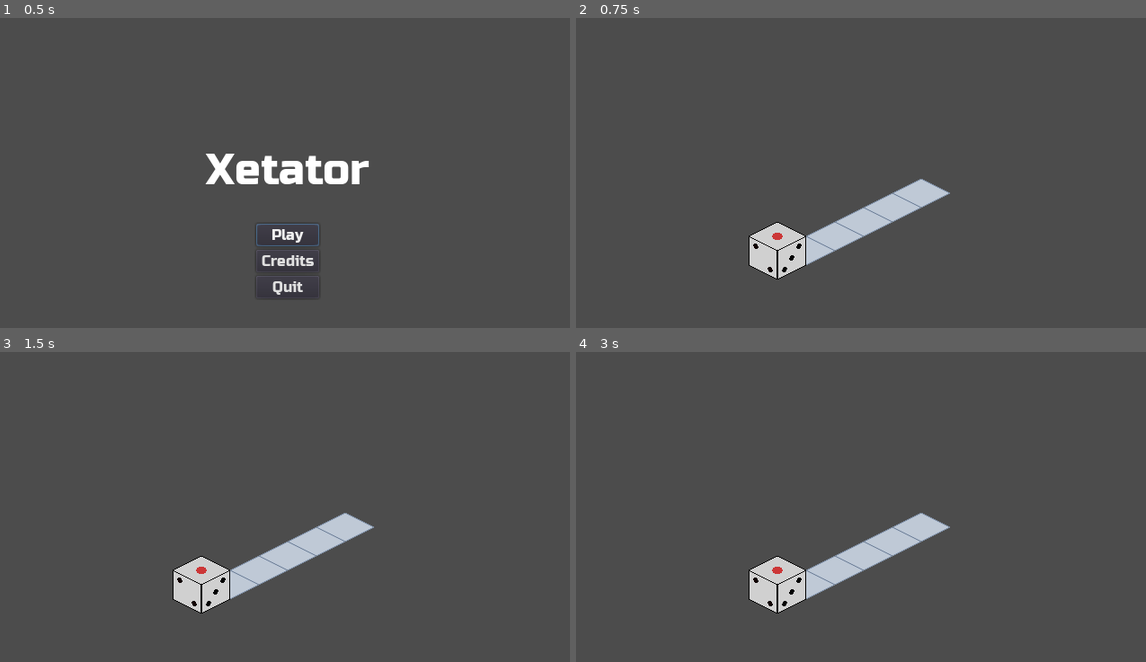
Above: before the commit, frames 1-4 (two rows, left to right).
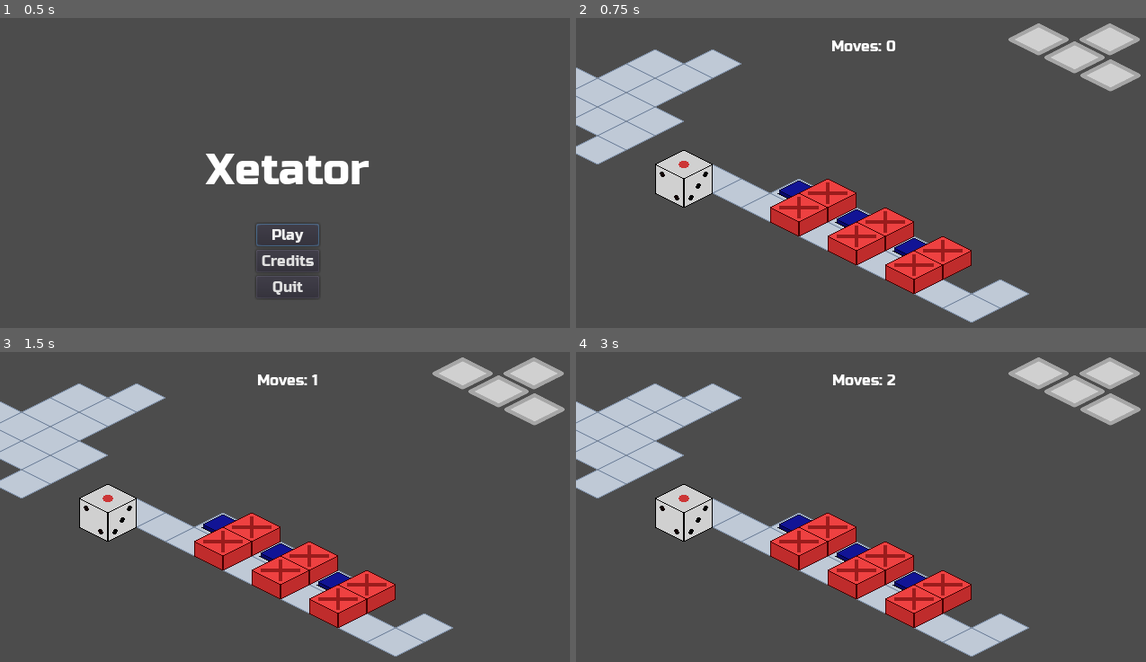
Above: after the commit, the same moments.

Repository: kdreese/gmtk-2022
Game: Godot game, scene res://src/states/Menu.tscn
The game is run twice, just before and just after one commit, with the same random seed, the same clock (stepped at 60 frames per second) and the same inputs.
Inputs:
- Up to frame 1 (0.5 s): no input
- Up to frame 2 (0.75 s): click "Play" at 0.5 s
- Up to frame 3 (1.5 s): tap Enter at 1.25 s; hold D (move_right) from 1.28 s (still down)
- Up to frame 4 (3 s): tap Space at 2 s; release D (move_right) at 2.03 s; hold S (move_back) 2.03-2.78 s; tap Enter at 2.75 s; hold D (move_right) from 2.78 s (still down)

Frame 1 is identical in both runs. In frame 2, 21% of the frame differs, in the area x 0-100%, y 1-99%; in frame 3, 21%; in frame 4, 21%.

Commit message:
Added UI

Diff:
--- a/src/levels/TestLevel.tscn
+++ b/src/levels/TestLevel.tscn
@@ -12,7 +12,7 @@
 tile_set = ExtResource( 1 )
 cell_size = Vector2( 64, 32 )
 format = 1
-tile_data = PoolIntArray( 65561, 0, 0, 65562, 3, 0, 131083,  …(114 unchanged characters)…  0, 196626, 0, 0, 196627, 0, 0, 196628, 1, 0, 196632, 0, 0, 196633, 0, 0, 262152, 1, 0, 262155, 0, 0, 262157, 1, 0, 262158, 0, 0, 262161, 0, 0, 262162, 0, 0, 262163, 0, 0, 262164, 0, 0, 262167, 0, 0, 262168, 0, 0, 262169, 0, 0, 262170, 0, 0, 262175, 0, 0, 262176, 7, 0, 262177, 0, 0, 262178, 7, 0, 262179, 0, 0, 262180, 7, 0, 262182, 1, 0, 327688, 0, 0, 327691, 0, 0, 327697, 0, 0, 327698, 0, 0, 327699, 0, 0, 327700, 0, 0, 327703, 0, 0, 327704, 0, 0, 327705, 0, 0, 327706, 0, 0, 327709, 0, 0, 327710, 0, 0, 327711, 0, 0, 327712, 7, 0, 327713, 0, 0, 327714, 7, 0, 327715, 0, 0, 327716, 7, 0, 327717, 0, 0, 327718, 0, 0, 393224, 2, 0, 393227, 2, 0, 393233, 0, 0, 393234, 2, 0, 393235, 0, 0, 393236, 0, 0, 393239, 2, 0, 393242, 1, 0, 393245, 2, 0 )
+tile_data = PoolIntArray( 65561, 0, 0, 65562, 3, 0, 131083,  …(114 unchanged characters)…  0, 196626, 0, 0, 196627, 0, 0, 196628, 0, 0, 196632, 0, 0, 196633, 0, 0, 262152, 0, 0, 262155, 0, 0, 262157, 1, 0, 262158, 0, 0, 262161, 0, 0, 262162, 0, 0, 262163, 0, 0, 262164, 0, 0, 262167, 0, 0, 262168, 0, 0, 262169, 0, 0, 262170, 0, 0, 262175, 0, 0, 262176, 7, 0, 262177, 0, 0, 262178, 7, 0, 262179, 0, 0, 262180, 7, 0, 262182, 0, 0, 327688, 0, 0, 327691, 0, 0, 327694, 0, 0, 327697, 0, 0, 327698, 0, 0, 327699, 0, 0, 327700, 0, 0, 327703, 0, 0, 327704, 0, 0, 327705, 0, 0, 327706, 0, 0, 327709, 0, 0, 327710, 0, 0, 327711, 0, 0, 327712, 7, 0, 327713, 0, 0, 327714, 7, 0, 327715, 0, 0, 327716, 7, 0, 327717, 0, 0, 327718, 0, 0, 393224, 2, 0, 393227, 2, 0, 393233, 0, 0, 393234, 2, 0, 393235, 0, 0, 393236, 0, 0, 393239, 2, 0, 393242, 0, 0, 393245, 2, 0 )
 
 [node name="LevelButton" parent="." instance=ExtResource( 2 )]
 position = Vector2( 864, 576 )
--- a/src/states/Game.gd
+++ b/src/states/Game.gd
@@ -21,9 +21,16 @@
 			player.tile_map = tile_map
 			level.add_child(player)
 
+	reset_move_counter()
+
+
+func update_move_counter() -> void:
+	$UI/MoveCounter.text = "Moves: %d" % moves
 
 func reset_move_counter() -> void:
 	moves = 0
+	update_move_counter()
 
 func _on_player_move():
 	moves += 1
+	update_move_counter()
--- a/src/states/Game.tscn
+++ b/src/states/Game.tscn
@@ -1,8 +1,9 @@
-[gd_scene load_steps=5 format=2]
+[gd_scene load_steps=6 format=2]
 
 [ext_resource path="res://src/states/Game.gd" type="Script" id=1]
 [ext_resource path="res://assets/ui/Russo_One.ttf" type="DynamicFontData" id=2]
 [ext_resource path="res://src/states/PauseMenu.gd" type="Script" id=3]
+[ext_resource path="res://assets/ui/legend.png" type="Texture" id=4]
 
 [sub_resource type="DynamicFont" id=1]
 size = 32
@@ -10,6 +11,23 @@
 
 [node name="Game" type="Node2D"]
 script = ExtResource( 1 )
+
+[node name="UI" type="CanvasLayer" parent="."]
+
+[node name="MoveCounter" type="Label" parent="UI"]
+anchor_right = 1.0
+margin_top = 35.0
+margin_bottom = 49.0
+align = 1
+
+[node name="TextureRect" type="TextureRect" parent="UI"]
+anchor_left = 1.0
+anchor_right = 1.0
+margin_left = -165.0
+margin_right = 239.0
+margin_bottom = 250.0
+rect_scale = Vector2( 0.4, 0.4 )
+texture = ExtResource( 4 )
 
 [node name="PauseMenu" type="CanvasLayer" parent="."]
 pause_mode = 2
@@ -25,41 +43,40 @@
 anchor_bottom = 1.0
 
 [node name="V" type="VBoxContainer" parent="PauseMenu/ColorRect/C"]
-margin_left = 260.0
-margin_top = 171.0
-margin_right = 380.0
-margin_bottom = 309.0
+margin_left = 258.0
+margin_top = 163.0
+margin_right = 381.0
+margin_bottom = 316.0
 custom_constants/separation = 32
 
 [node name="PausedTitle" type="Label" parent="PauseMenu/ColorRect/C/V"]
-margin_right = 120.0
+margin_right = 123.0
 margin_bottom = 38.0
 custom_fonts/font = SubResource( 1 )
 text = "Paused"
 align = 1
 
 [node name="Buttons" type="VBoxContainer" parent="PauseMenu/ColorRect/C/V"]
-margin_left = 11.0
 margin_top = 70.0
-margin_right = 108.0
-margin_bottom = 138.0
+margin_right = 123.0
+margin_bottom = 153.0
 size_flags_horizontal = 4
 
 [node name="ResumeButton" type="Button" parent="PauseMenu/ColorRect/C/V/Buttons"]
-margin_right = 97.0
-margin_bottom = 20.0
+margin_right = 123.0
+margin_bottom = 25.0
 text = "Resume"
 
 [node name="RestartButton" type="Button" parent="PauseMenu/ColorRect/C/V/Buttons"]
-margin_top = 24.0
-margin_right = 97.0
-margin_bottom = 44.0
+margin_top = 29.0
+margin_right = 123.0
+margin_bottom = 54.0
 text = "Restart Level"
 
 [node name="ToMenuButton" type="Button" parent="PauseMenu/ColorRect/C/V/Buttons"]
-margin_top = 48.0
-margin_right = 97.0
-margin_bottom = 68.0
+margin_top = 58.0
+margin_right = 123.0
+margin_bottom = 83.0
 text = "Quit to Menu"
 
 [connection signal="pressed" from="PauseMenu/ColorRect/C/V/Buttons/ResumeButton" to="PauseMenu" method="_on_ResumeButton_pressed"]
--- a/src/states/Global.gd
+++ b/src/states/Global.gd
@@ -1,4 +1,4 @@
 extends Node
 
 
-var level_path := "res://src/levels/TestLevel.tscn"
+var level_path: String
--- a/src/states/Menu.gd
+++ b/src/states/Menu.gd
@@ -8,7 +8,7 @@
 
 
 func _on_PlayButton_pressed() -> void:
-	Global.level_path = "res://src/levels/TestLevel2.tscn"
+	Global.level_path = "res://src/levels/TestLevel.tscn"
 	var error := get_tree().change_scene("res://src/states/Game.tscn")
 	assert(not error)
 
--- a/src/states/Menu.tscn
+++ b/src/states/Menu.tscn
@@ -14,9 +14,9 @@
 
 [node name="V" type="VBoxContainer" parent="."]
 margin_left = 229.0
-margin_top = 154.0
+margin_top = 162.0
 margin_right = 411.0
-margin_bottom = 325.0
+margin_bottom = 318.0
 custom_constants/separation = 32
 
 [node name="Title" type="Label" parent="V"]
@@ -26,27 +26,27 @@
 text = "Xetator"
 
 [node name="Buttons" type="VBoxContainer" parent="V"]
-margin_left = 56.0
+margin_left = 62.0
 margin_top = 88.0
-margin_right = 126.0
-margin_bottom = 171.0
+margin_right = 119.0
+margin_bottom = 156.0
 size_flags_horizontal = 4
 
 [node name="PlayButton" type="Button" parent="V/Buttons"]
-margin_right = 70.0
-margin_bottom = 25.0
+margin_right = 57.0
+margin_bottom = 20.0
 text = "Play"
 
 [node name="CreditsButton" type="Button" parent="V/Buttons"]
-margin_top = 29.0
-margin_right = 70.0
-margin_bottom = 54.0
+margin_top = 24.0
+margin_right = 57.0
+margin_bottom = 44.0
 text = "Credits"
 
 [node name="QuitButton" type="Button" parent="V/Buttons"]
-margin_top = 58.0
-margin_right = 70.0
-margin_bottom = 83.0
+margin_top = 48.0
+margin_right = 57.0
+margin_bottom = 68.0
 text = "Quit"
 
 [connection signal="pressed" from="V/Buttons/PlayButton" to="." method="_on_PlayButton_pressed"]
